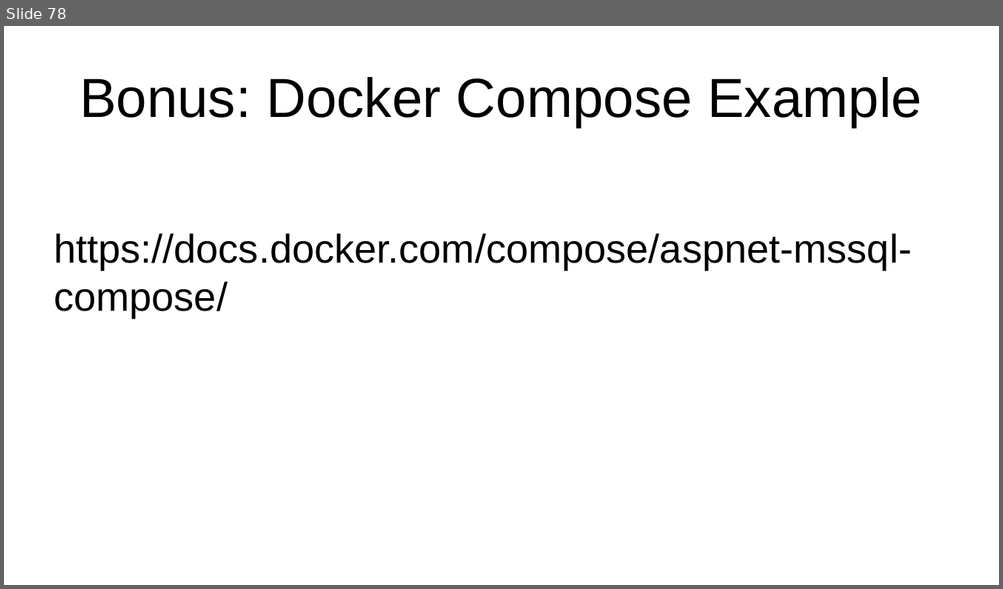
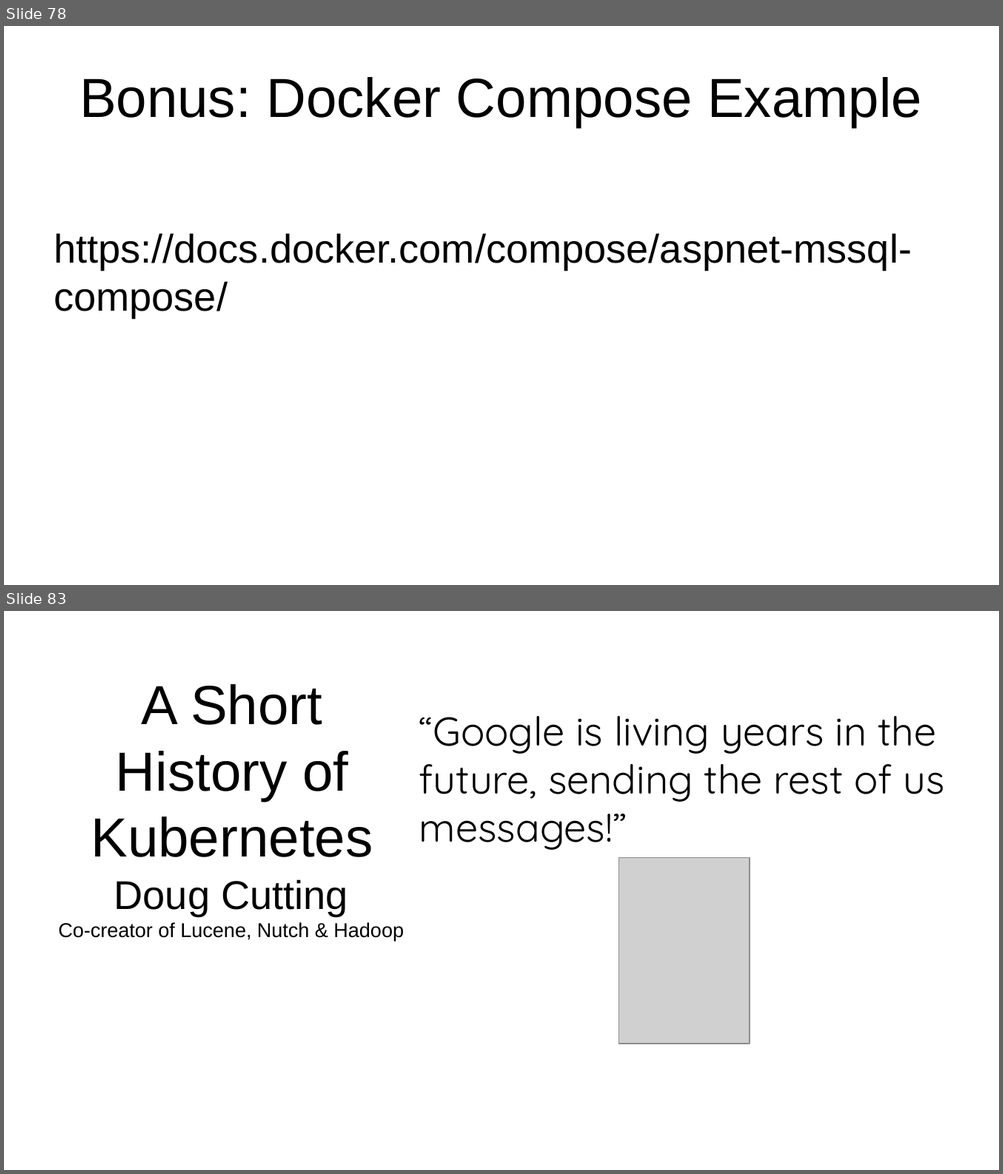
Before and after one commit to JasonvanBrackel/ContainYourEnthusiasm, a slide deck: Contain Your Enthusiasm 2018.2.odp. Shown one above the other, each under a label of ours: slide 78 before the commit, slides 78 and 83 after it; the slides between them are not shown. The pictures are 1003x589 and 1003x1174 pixels, drawn with LibreOffice and Linux fonts; fonts in the diff are those of the drawing; grey boxes stand for pictures; background and template pictures are left out. Boxes give left, top, right and bottom in pixels: in the first picture for what was removed or moved away, otherwise in the second. Text is boxed around its words. In the diff, an @@ line names an element or a change of style, - is before the commit and + after.

```diff
--- a/Contain Your Enthusiasm 2018.2.odp
+++ b/Contain Your Enthusiasm 2018.2.odp
@@ slide 83 added at (4,611,999,1170), background #FFFFFF @@
@@ title added at (91,684,373,857), 44 pt, text #000000 @@
+A Short History of Kubernetes
@@ text added at (419,716,944,850), 32 pt, text #000000 @@
+“Google is living years in the future, sending the rest of us messages!”
@@ picture added at (620,858,749,1044) @@
@@ text added at (58,880,404,941), 16 pt, text #000000 @@
+Doug Cutting
+Co-creator of Lucene, Nutch & Hadoop
```
Also in this commit, not shown: 40 other slides added, 1 slide removed.
